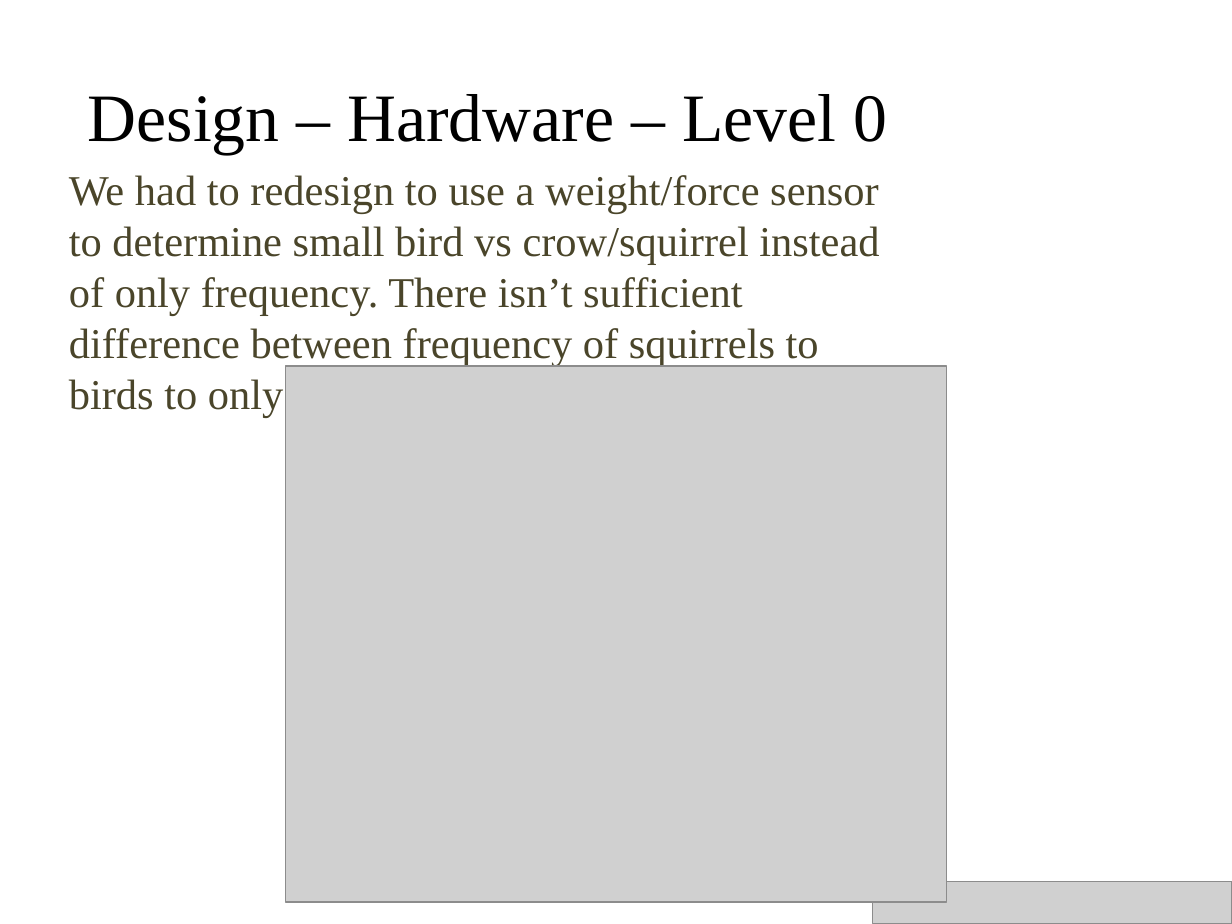
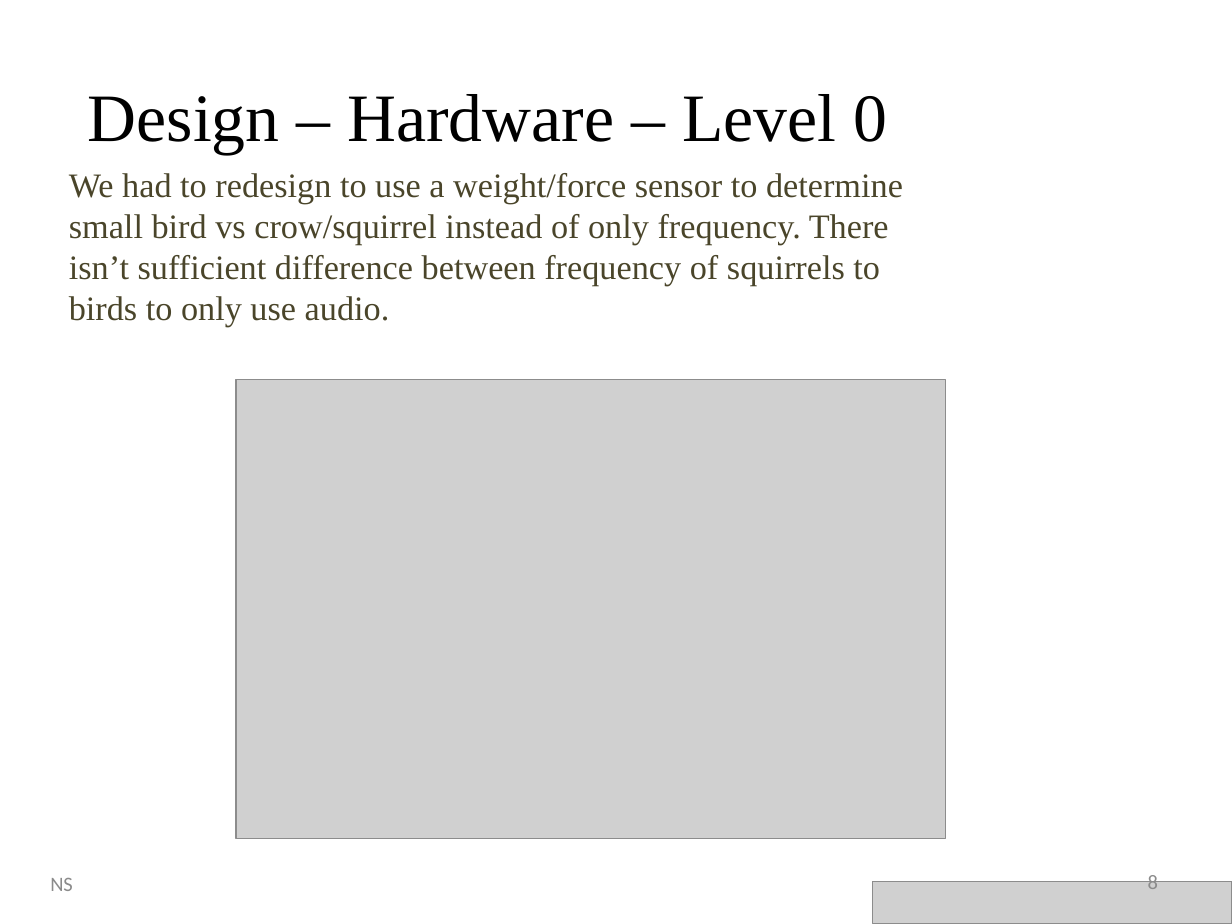
Before and after one commit to Stevie-Nicks-and-the-Xaybanha-Zhous/SelectiveBirdFeeder, a slide deck: slide 8 of Smart_Bird_Feeder_Presentation.pptx. Drawn at 1232x924 pixels with LibreOffice and Linux fonts; fonts in the diff are those of the drawing; grey boxes stand for pictures; background and template pictures are left out. Boxes give left, top, right and bottom in pixels: in the first picture for what was removed or moved away, otherwise in the second. Text is boxed around its words. In the diff, an @@ line names an element or a change of style, - is before the commit and + after.

```diff
--- a/Smart_Bird_Feeder_Presentation.pptx
+++ b/Smart_Bird_Feeder_Presentation.pptx
@@ text "We had to redesign to ..." at (69, 173, 903, 327): size 24.8 to 20 pt @@
@@ picture: place and size @@
-picture at (286, 366, 946, 902)
+picture at (237, 379, 946, 838)
@@ text added at (50, 878, 73, 891), 12 pt, text #8C8C8C @@
+NS
@@ page number added at (1148, 872, 1158, 889), 12 pt, text #8C8C8C @@
+8
```
Also in this commit, not shown: 11 other slides changed, 7 slides added, 4 slides removed.
